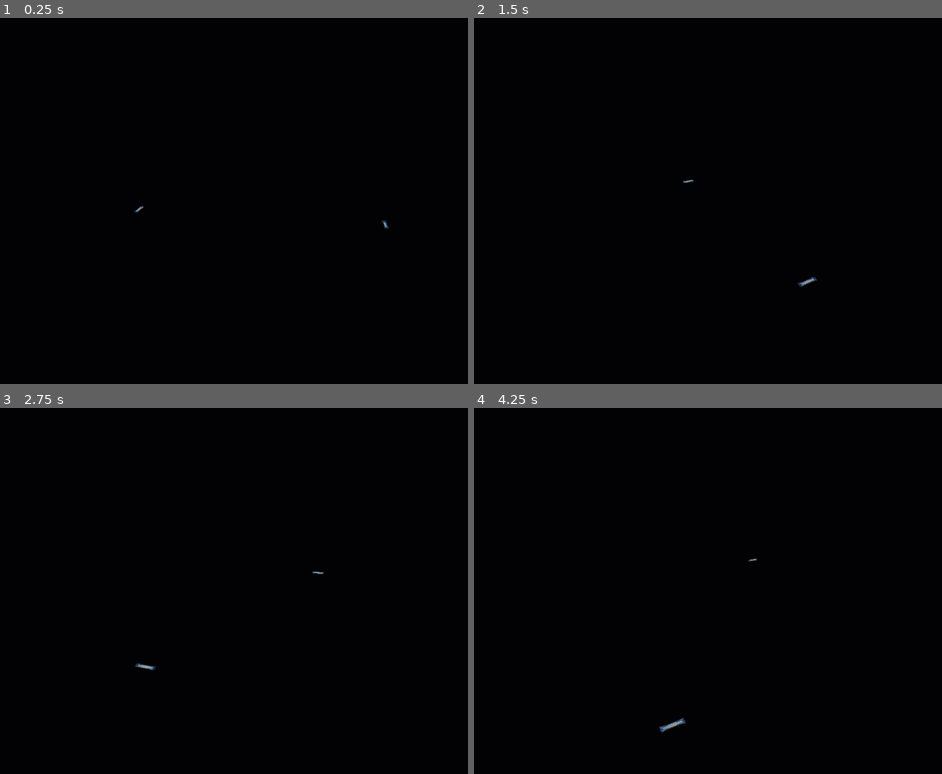
Above: before the commit, frames 1-4 (two rows, left to right).
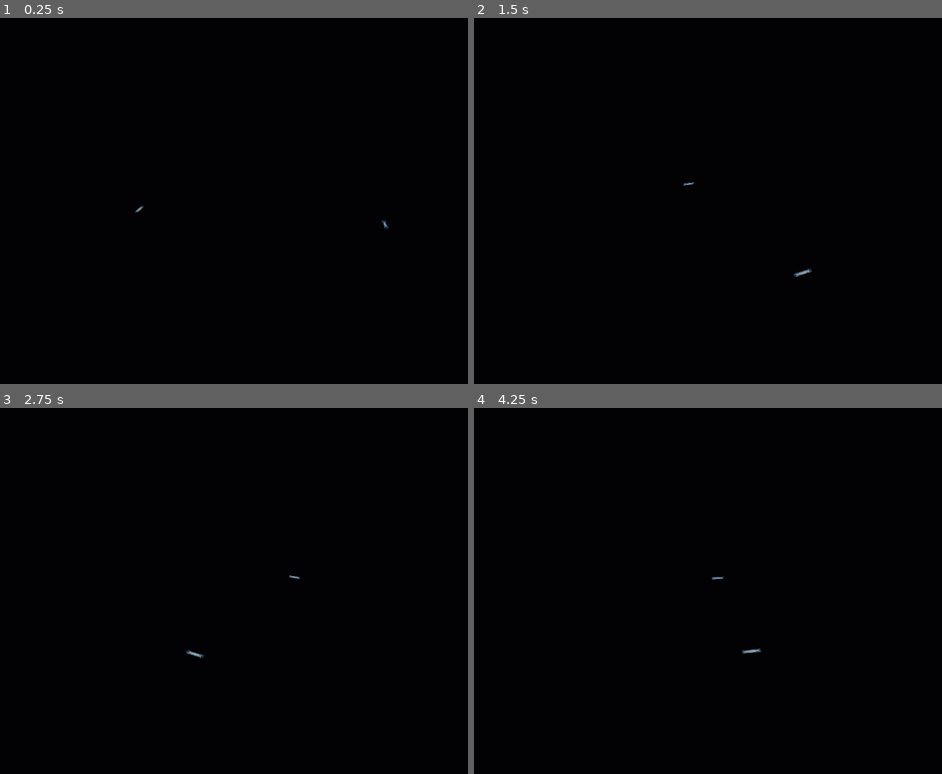
Above: after the commit, the same moments.

Repository: triest/HonorHaringtonGame
Game: Godot game, scene res://scenes/main.tscn
Same seed, same stepped clock (60 frames per second), same inputs: the game is played once before the commit and once after it.
Inputs (mouse positions are in pixels of both pictures, inside the frame that each line leads up to):
- Up to frame 1 (0.25 s): no input
- Up to frame 2 (1.5 s): tap Enter at 0.5 s; move the mouse to (885, 197) at 0.52 s; hold Right 0.53-1.25 s; click (885, 197) at 0.67 s; drag from (591, 237) to (693, 296) at 1.27 s
- Up to frame 3 (2.75 s): tap Space at 2 s; move the mouse to (327, 517) at 2.02 s; hold Right from 2.03 s (still down)
- Up to frame 4 (4.25 s): release Right at 2.75 s; drag from (693, 686) to (516, 547) at 2.77 s; tap Enter at 3.5 s; move the mouse to (outside the picture) at 3.52 s; hold Left from 3.53 s (still down)

The runs differ from the first frame. In frame 1, less than 0.1% of the frame differs, in the area x 28-84%, y 51-58%; in frame 2, 0.1%; in frame 3, 0.1%; in frame 4, 0.2%, in the area x 39-62%, y 41-89%.

Commit message:
§56.1 vertical slice item 6: hardcoded 1v1 scenario vs TacticalAI
Demo ships alpha/beta now get world.set_team() (mutually hostile) and
their WeaponMount is registered directly on world.weapon_mounts (not
main.gd's own separate dict), so SimulationWorld._resolve_weapons_ai
actually selects a target and fires each tick via the existing
TacticalAI.select_weapon_target fallback -- no separate AI class needed
since there is no player-controlled side yet (item 5).

Bug found and fixed during live verification: WeaponMount.bow_chaser_arc()
never finds arc given the demo scene's actual start geometry (both ships
see the other on STARBOARD, never BOW, since neither turns to face the
other) -- switched to broadside_arc(), which matches this scene's
geometry. Verified via a throwaway (uncommitted) direct-tick script
(first shot at tick 1, 6 shots/10s) and a headless main.tscn run (0 new
error types; the already-documented dummy-renderer mesh_get_surface_count
artifact grew from 14 to 16, matching the 2 new beam meshes from real
weapon fire).

This also completes live verification of item 3's energy-beam path
(WeaponFx), left conditional on item 6 by the previous pass. Missile
markers remain unit-tested only -- the demo scenario has no missile
tubes (energy-only, kept simplest per item 6's own instruction).

Diff:
--- a/project/scripts/main.gd
+++ b/project/scripts/main.gd
@@ -7,22 +7,33 @@
 ## ship_defense_state.gd -- the first actually-visible prototype of the
 ## simulation, not just headless unit tests (ТЗ §56 Milestone 1-3 bring-up).
 ##
-## Still explicitly NOT done here: weapons firing automatically (no team
-## is assigned to either demo ship, so SimulationWorld's weapons/missile
-## AI never selects a target -- see AGENTS.md §56.1 item 6, "Hardcoded
-## 1v1/2v2 scenario vs TacticalAI", which is where that gets wired up),
-## AI, tactical UI, camera controls beyond a fixed framing shot. See
-## CHANGELOG.md for the authoritative "done vs not done" list.
+## ТЗ §56.1 item 6 ("Hardcoded 1v1/2v2 scenario vs TacticalAI"): both demo
+## ships now have a team assigned (world.set_team, mutually hostile) and
+## their weapon mounts are registered directly on `world` via
+## world.add_weapon_mount() -- NOT in a separate main.gd-only dict like
+## before. That is what makes SimulationWorld._resolve_weapons_ai actually
+## select a target and fire each tick: it only ever looks at
+## `world.weapon_mounts`/`world.teams`, and target SELECTION for both
+## sides already goes through TacticalAI.select_weapon_target (see
+## SimulationWorld._resolve_weapon_target) with no separate "AI class" to
+## instantiate here -- there is no player-controlled side yet (that is
+## item 5, order input wiring, still pending), so this hardcoded scenario
+## is effectively TacticalAI vs TacticalAI, exactly as the checklist
+## title says. Still explicitly NOT done here: player order input, a
+## win/lose screen, missile tubes for the demo ships (energy weapons
+## alone are enough to exercise weapon_fx's beam path live; missile
+## markers stay verified only by unit test until a scenario actually
+## needs missiles). See CHANGELOG.md for the authoritative "done vs not
+## done" list.
 ##
-## WeaponFx (scripts/weapon_fx.gd, ТЗ §56.1 item 3) IS wired into the
-## per-tick loop below, purely so item 6 has nothing left to connect
-## later -- with no team assigned yet, SimulationWorld.last_tick_weapon_
-## shots/missiles are always empty here, so nothing visibly fires until
-## item 6 sets teams and gives ships something to shoot at.
+## WeaponFx (scripts/weapon_fx.gd, ТЗ §56.1 item 3) is wired into the
+## per-tick loop below and now has something to actually draw: with teams
+## assigned and mounts registered on `world`, SimulationWorld.
+## last_tick_weapon_shots is populated live once both ships are in range
+## and a mount comes off cooldown.
 
 var world: SimulationWorld
-var hulls: Dictionary = {}  # String ship_id -> HullState
-var mounts: Dictionary = {}  # String ship_id -> Array[WeaponMount]
+var hulls: Dictionary = {}  # String ship_id -> HullState (local, illustrative only -- NOT passed to world.hulls; see world.add_ship's optional hull param, unused here)
 var weapon_fx: WeaponFx
 
 func _ready() -> void:
@@ -34,6 +45,7 @@
 	alpha.commanded_thrust_local = Vector3(0.0, 0.0, -1.0)
 	alpha.defense = ShipDefenseState.new()
 	world.add_ship("alpha", alpha)
+	world.set_team("alpha", "red")
 
 	var beta := ShipPhysicsState.new()
 	beta.position = Vector3(5000.0, 0.0, 0.0)
@@ -41,6 +53,7 @@
 	beta.commanded_thrust_local = Vector3(0.0, 0.0, -1.0)
 	beta.defense = ShipDefenseState.new()
 	world.add_ship("beta", beta)
+	world.set_team("beta", "blue")
 
 	for ship_id in world.ships.keys():
 		var view := ShipView.new()
@@ -53,7 +66,14 @@
 		laser.max_range_m = 500_000.0
 		laser.damage_per_hit = 100.0
 		laser.recharge_time_s = 4.0
-		mounts[ship_id] = [WeaponMount.new(laser, WeaponMount.bow_chaser_arc())]
+		# broadside_arc(), not bow_chaser_arc(): alpha/beta start abeam of
+		# each other (both on the X axis, facing along +/-Z), so the enemy
+		# is on each ship's STARBOARD per AttackGeometry.classify() from
+		# tick 1, never in its BOW arc -- neither ship turns to face the
+		# other (that would need real steering AI, out of scope for this
+		# hardcoded slice). A bow chaser here would never find arc and
+		# never fire; broadside is what actually matches this geometry.
+		world.add_weapon_mount(ship_id, WeaponMount.new(laser, WeaponMount.broadside_arc()))
 
 	weapon_fx = WeaponFx.new()
 	add_child(weapon_fx)
@@ -66,12 +86,23 @@
 ## synchronously during `add_child(world)` above -- BEFORE this method's
 ## own connect() call a few lines later in this file's _ready(). Godot
 ## calls a signal's listeners in connection order, so world.tick_
-## simulation() (which rebuilds last_tick_weapon_shots for this tick) has
-## already run by the time this handler fires, and weapon_fx.update()
-## below is reading this tick's fresh data, not last tick's.
+## simulation() (which rebuilds last_tick_weapon_shots for this tick, AND
+## advances world.weapon_mounts' condition sync) has already run by the
+## time this handler fires, and weapon_fx.update() below is reading this
+## tick's fresh data, not last tick's.
+##
+## Cooldown advance for `world.weapon_mounts` (WeaponMount.tick(dt)) is
+## deliberately still done HERE, not inside SimulationWorld.
+## tick_simulation() -- see weapon_mount.gd: "Call once per fixed
+## simulation tick to advance cooldown" is the mount's own contract, and
+## SimulationWorld never calls it itself (missile tubes are the odd one
+## out: _resolve_missile_launch_ai already advances those). Skipping this
+## loop would leave every mount's cooldown stuck at whatever
+## trigger_cooldown() last set it to, so a mount would fire once and then
+## never again.
 func _on_tick(dt: float, _tick: int, _sim_time: float) -> void:
-	for ship_id in mounts.keys():
-		for mount in mounts[ship_id]:
+	for ship_id in world.weapon_mounts.keys():
+		for mount in world.weapon_mounts[ship_id]:
 			mount.tick(dt)
 	weapon_fx.update(world)
 
Not shown, changed: .tools/state.md
Not shown, changed: CHANGELOG.md
